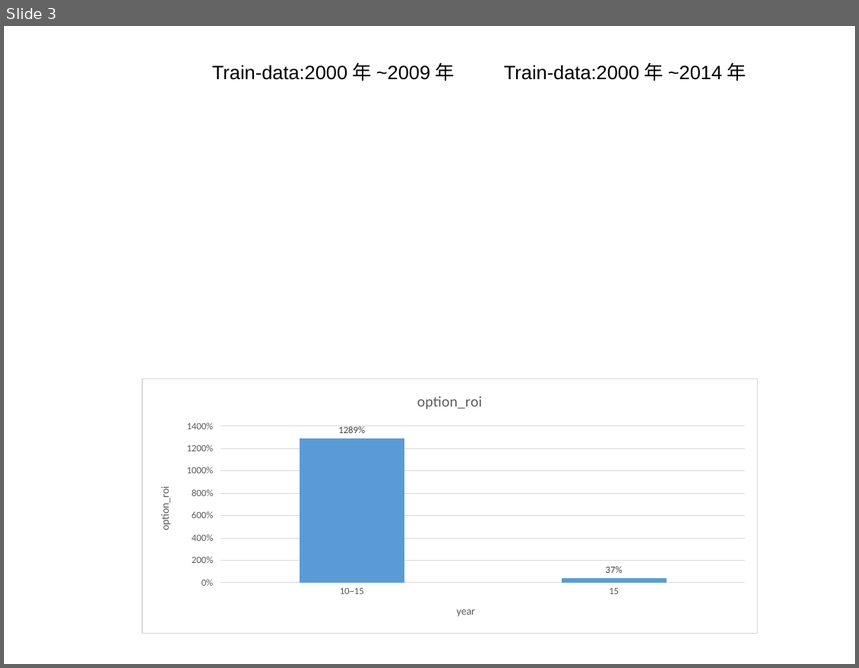
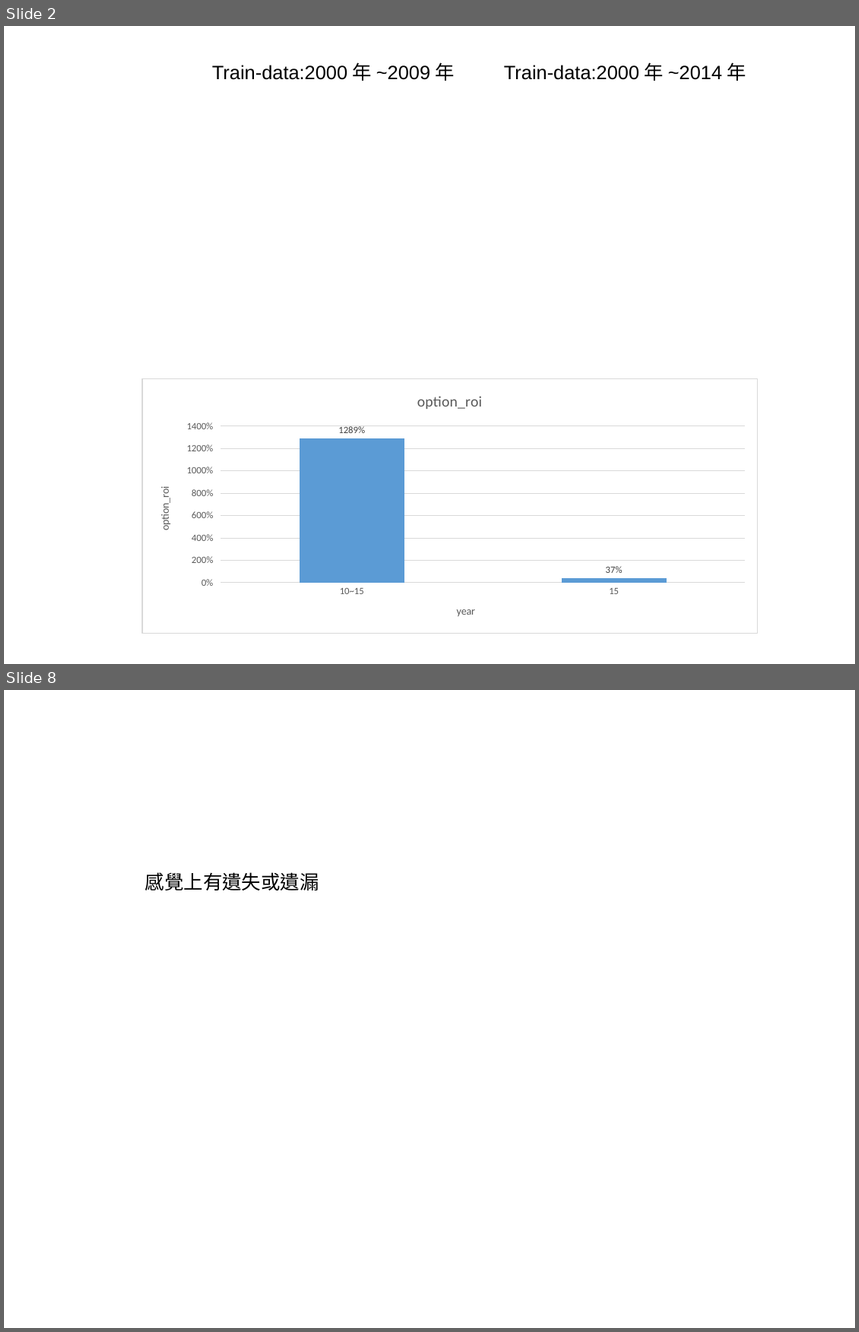
Before and after one commit to ArlenPP/Machin_Learning_Fin, a slide deck: meeting/5_10.odp. Shown one above the other, each under a label of ours: slide 3 before the commit, slides 2 and 8 after it; the slides between them are not shown. The pictures are 859x668 and 859x1332 pixels, drawn with LibreOffice and Linux fonts; fonts in the diff are those of the drawing. Boxes give left, top, right and bottom in pixels: in the first picture for what was removed or moved away, otherwise in the second. Text is boxed around its words. In the diff, an @@ line names an element or a change of style, - is before the commit and + after.

```diff
--- a/meeting/5_10.odp
+++ b/meeting/5_10.odp
@@ slide 8 added at box(4, 690, 855, 1328), background #FFFFFF @@
@@ text added at box(145, 872, 319, 891), 18 pt, text #000000 @@
+感覺上有遺失或遺漏
@@ what was slide 3 is now slide 2 @@
```
Also in this commit, not shown: 5 other slides added, 2 slides removed, 20 other files.
